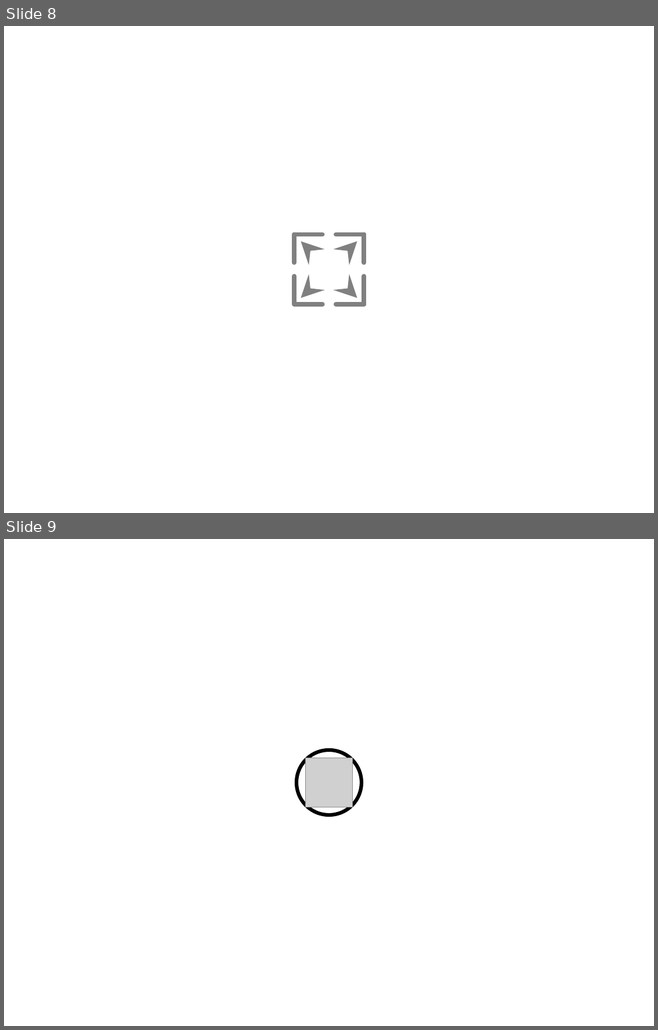
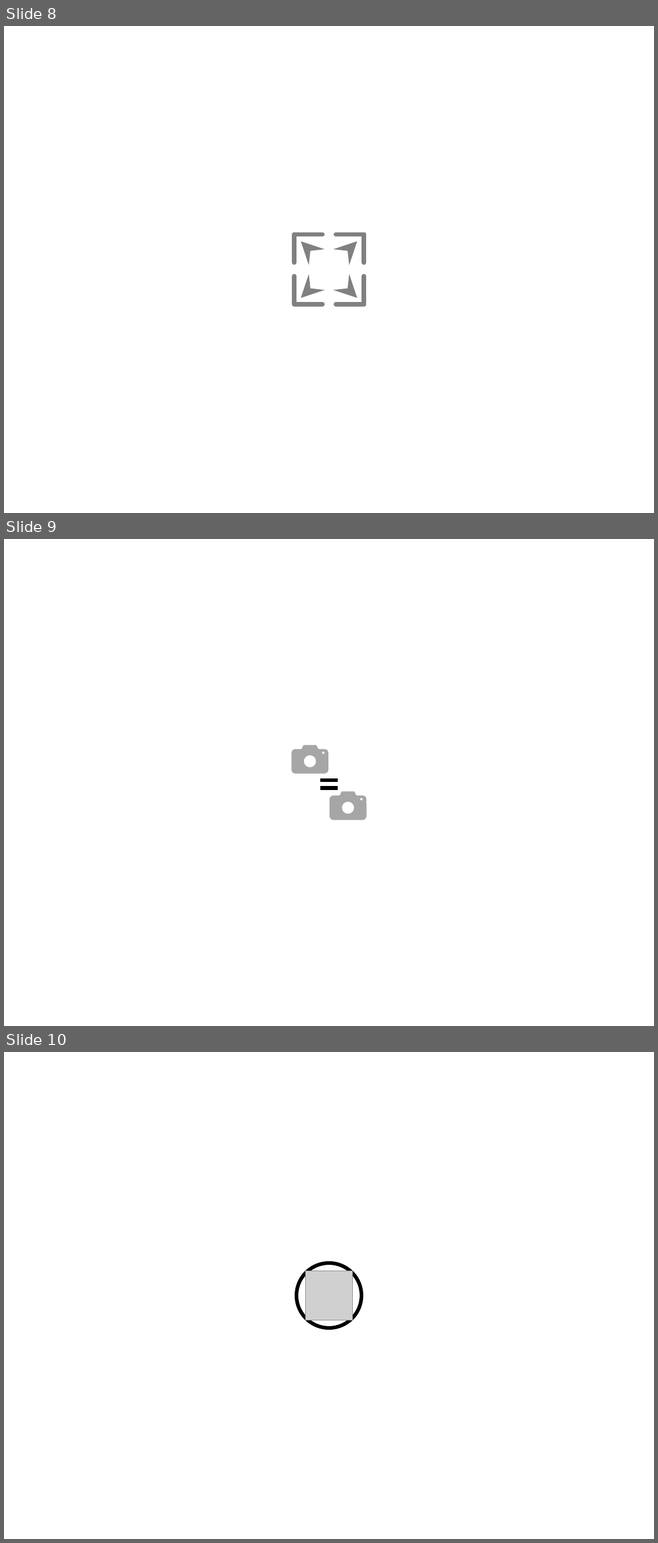
Before and after one commit to YinshengGuo/WinduVision, a slide deck: icons/icons.pptx. Shown one above the other, each under a label of ours: slides 8 and 9 before the commit, slides 8, 9 and 10 after it. The pictures are 658x1030 and 658x1543 pixels, drawn with LibreOffice and Linux fonts; fonts in the diff are those of the drawing; grey boxes stand for pictures. Boxes give left, top, right and bottom in pixels: in the first picture for what was removed or moved away, otherwise in the second. Text is boxed around its words. In the diff, an @@ line names an element or a change of style, - is before the commit and + after.

```diff
--- a/icons/icons.pptx
+++ b/icons/icons.pptx
@@ slide 9 added at [4, 539, 654, 1026], background #FFFFFF @@
@@ group added at [293, 747, 365, 819]: 4 ellipses, 2 rounded rectangles, 2 trapezoids @@
@@ line added from (320, 781) to (338, 781), #000000 4 pt @@
@@ line added from (320, 788) to (338, 788), #000000 4 pt @@
@@ what was slide 9 is now slide 10 @@
```
Also in this commit, not shown: 14 other files.
